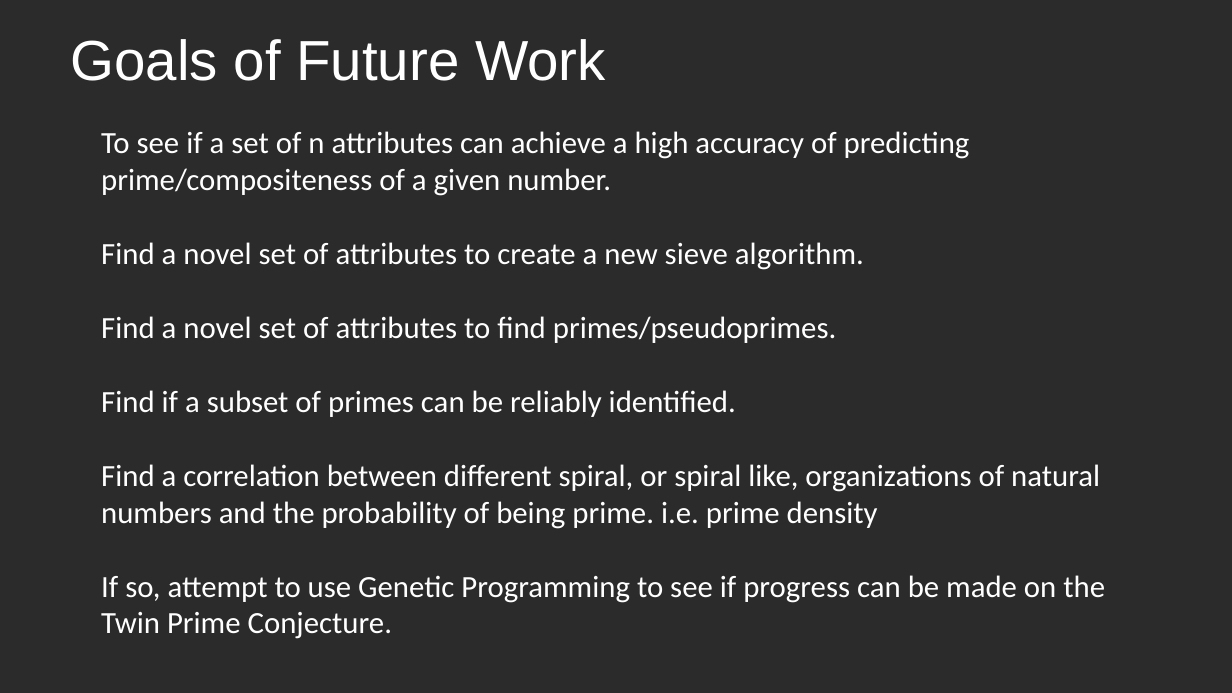
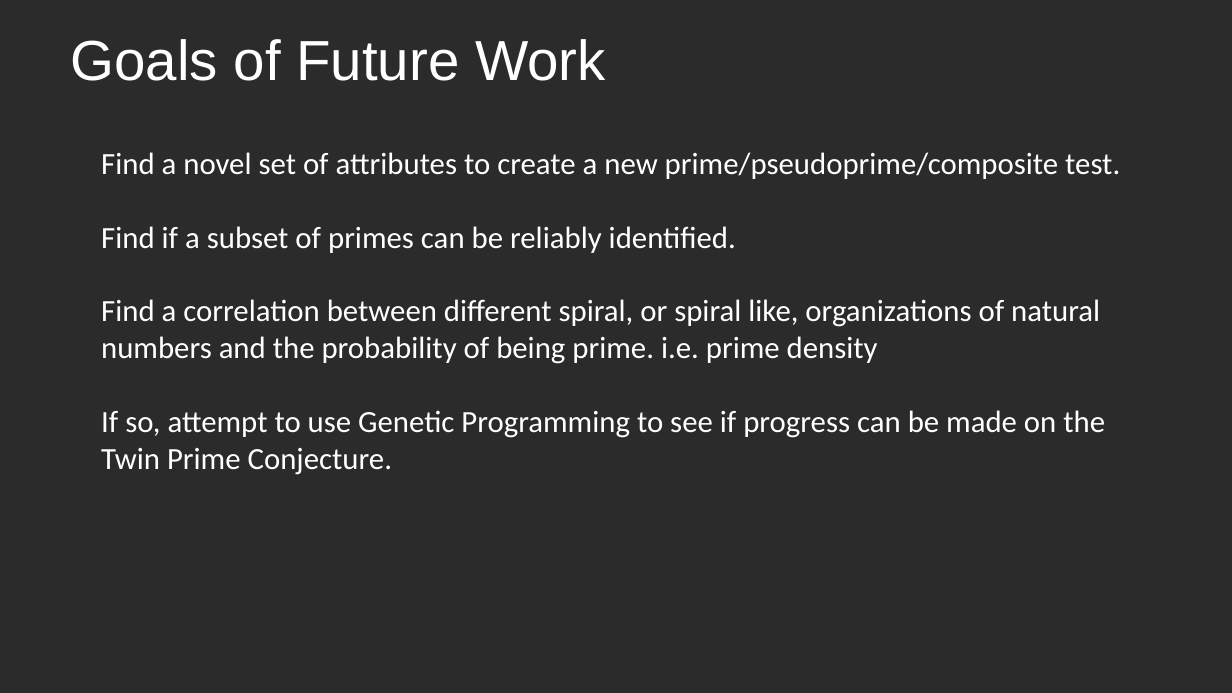
Before and after one commit to rohansaha/CSC-635-Data-Mining-, a slide deck: slide 20 of Classifying natural numbers.pptx (slide 18 before the commit). Drawn at 1232x693 pixels with LibreOffice and Linux fonts; fonts in the diff are those of the drawing; background and template pictures are left out; a plain dark background stands for a picture behind light text. Boxes give left, top, right and bottom in pixels: in the first picture for what was removed or moved away, otherwise in the second. Text is boxed around its words. In the diff, an @@ line names an element or a change of style, - is before the commit and + after.

```diff
--- a/Classifying natural numbers.pptx
+++ b/Classifying natural numbers.pptx
@@ text "Find a novel set of ...": place and size @@
-text "Find a novel set of ..." at (101,131,1105,603)
+text "Find a novel set of ..." at (101,152,1120,475)
@@ text at (101,152,1120,179): text changed @@
-To see if a set of n attributes can achieve a high accuracy of predicting prime/compositeness of a given number.
-Find a novel set of attributes to create a new sieve algorithm.
-Find a novel set of attributes to find primes/pseudoprimes.
+Find a novel set of attributes to create a new prime/pseudoprime/composite test.
```
Also in this commit, not shown: 3 other slides changed, 4 slides added, 1 slide removed.
